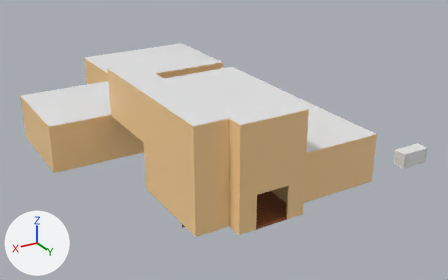
Renders of the FBX model Assets/Objects/House/house.fbx from each side of a commit.
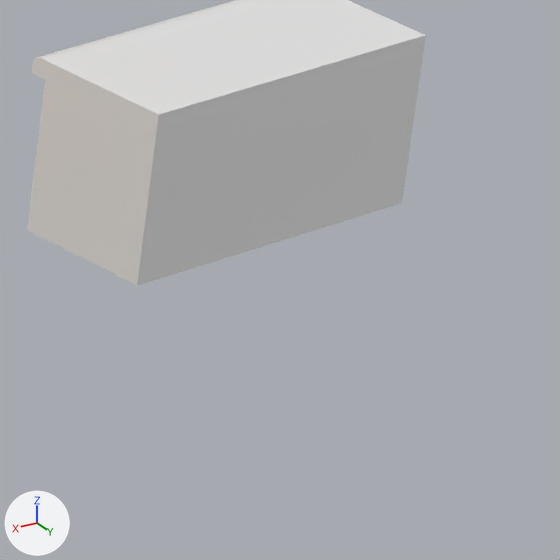
Each version appears first whole from a 50 mm lens placed at (27.9, 23.2, 17.1), pointed at (7.5, -10.7, 0.1), and next in a close-up on the part from 87% to 98% of the width and 52% to 69% of the height. The axes (+X, +Y, +Z) are drawn at lower left. The lights are the same throughout. Where no turn or scale is listed for an object, it has been applied to the vertices.

Names of what the first close-up shows: 'Counter'.
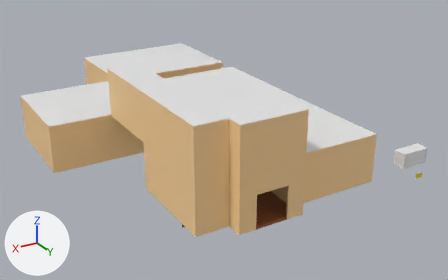
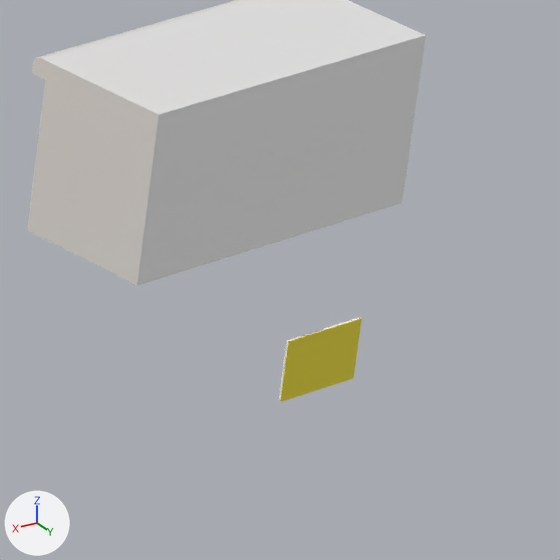
Location of each change, (x1, y1, x2, y2) in pixels of the close-ups (560 x 560 px):
```json
{"object": "Book", "change": "moved", "after": [279, 318, 362, 402], "on screen": "not visible before"}
```

Scene script edits in JSON lines:
```json
{"op": "set", "path": "ob_book.location", "old": "(16.606, -17.437, 0.29)", "new": "(-0.038, 0.0, 0.0)"}
```
